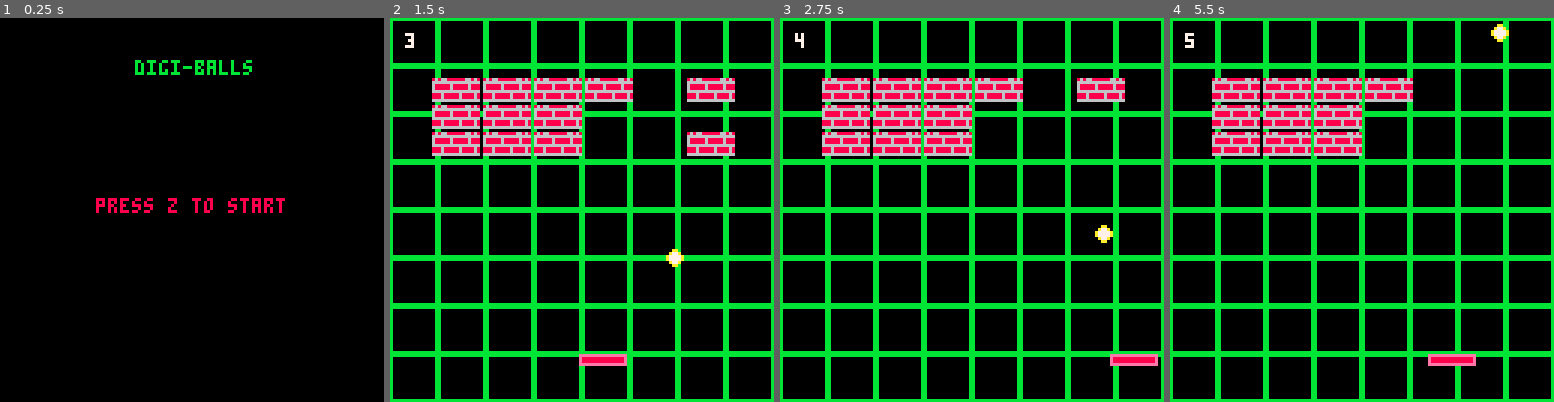
Above: before the commit, frames 1-4 (left to right).
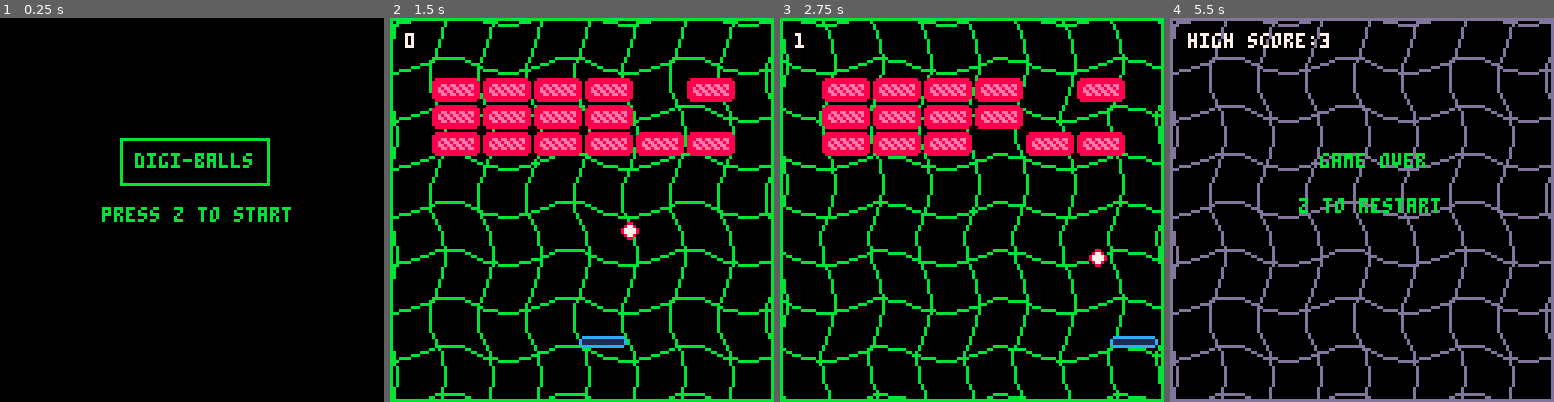
Above: after the commit, the same moments.

Repository: guttermage/Digiballs
Game: PICO-8 cartridge digiballs.p8
Same seed, same stepped clock (60 frames per second), same inputs: the game is played once before the commit and once after it.
Inputs:
- Up to frame 1 (0.25 s): no input
- Up to frame 2 (1.5 s): tap X (X key) at 0.33, 1.07 s; tap O (Z key) at 0.7 s
- Up to frame 3 (2.75 s): hold Right 1.6-2.1 s; tap O (Z key) at 1.7, 2.1, 2.5 s; tap X (X key) at 1.85 s; hold Right from 2.47 s (still down)
- Up to frame 4 (5.5 s): tap O (Z key) every 0.4 s from 2.9 to 5.3 s; tap X (X key) at 2.97, 4.08, 5.2 s; release Right at 3.03 s; hold Left 3.08-3.58 s; hold Right 4.02-4.68 s; hold Left from 5.08 s (still down)

The runs differ from the first frame. In frame 1, 3.2% of the frame differs, in the area x 25-76%, y 10-54%; in frame 2, 31%; in frame 3, 30%; in frame 4, 38%, in the area x 0-100%, y 0-100%.

Commit message:
Art overhaul
World is a lot less static with a moving background based on sine waves.

Screens separate levels.

Sounds for ball hitting blocks and and paddle.

Diff:
--- a/digiballs.p8
+++ b/digiballs.p8
@@ -4,6 +4,7 @@
 --init--
 hiscore = 0
 score = 0
+change_timer = 0
 
 function load_bricks(lvl)
 	bricks={}
@@ -78,7 +79,8 @@
 if mode == "title" then
 
 	if btnp(4) then
-		mode="game"
+
+		mode="pregame"
 		else
 		end
 	end
@@ -95,7 +97,8 @@
 
 
 	--shoot da bawl--
-	if btnp(5)then
+	if btnp(5) and mode =="pregame" then
+	mode = "game"
 	ball.attached=false
 	ball.active=true
 	ball.dx = .35
@@ -121,11 +124,11 @@
 		end
 
 --ball paddle collision --
-	if ball.y >= player.y
+	if ball.y >= player.y - 3.9
  	and ball.x >=player.x
 	 and ball.x <=player.x+16 then
 		 ball.dy = -ball.dy
-		 ball.y = player.y - 1
+		 ball.y = player.y - 3.9
 		 sfx(0)
 	end
 
@@ -137,13 +140,14 @@
 --ball brick collision--
 for b in all(bricks) do
  if b.active then
-	 if ball.x  + 2 >= b.x and ball.x - 2 <= b.x+b.w and
-		 		ball.y + 2 >= b.y and ball.y - 2 <= b.y +b.h then
+	 if ball.x  + 1 >= b.x and ball.x - 1 <= b.x+b.w and
+		 		ball.y + 1 >= b.y and ball.y - 1 <= b.y +b.h then
 
 		 	ball.dy = -ball.dy
 		 	b.active = false
 		 	score += 1
 		 	brick_total -= 1
+		 	sfx(1)
 		 	if score > hiscore then
 		 		hiscore = score
 		 	end
@@ -152,13 +156,27 @@
 end
 
 --change level--
-if brick_total == 0 then
+if brick_total == 0 and mode == "game" then
+	mode = "transition"
+	change_timer = 0
+	sfx(2)
+end
+if mode == "transition" then
+	change_timer += 1
+
+	if change_timer == 30 then
 	current_lvl += 1
+	load_bricks(current_lvl)
 	ball.active = false
-	load_bricks(current_lvl)
 	ball.attached=true
 	ball.x = player.x
 	ball.y = player.y - 6
+	end
+
+	if change_timer >= 180 then
+		mode = "pregame"
+		change_timer = 0
+		end
 end
 
 --gameover--
@@ -170,29 +188,106 @@
 
 -->8
 --draw--
-
+function m_bgrnd()
+local rainbow = flr(time() * 2.5) % 16
+	local wave_speed = 0.5
+		local wave_height = 3
+	-- horizontalcoords--
+		for i=0, 128, 16 do
+			local old_x = 0
+			local old_y = i
+	--vertical coords--
+	for i = 0 , 128, 16 do
+		local old_x = i
+		local old_y = 0
+
+	--vertical wave logic--
+		for y=0, 128, 8 do
+			local wave = sin(time() * wave_speed + y/40) * wave_height
+			local current_x = i + wave
+
+			line(old_x,old_y,current_x,y,rainbow)
+
+			old_x = current_x
+			old_y = y
+		end
+end
+			-- horizontal wave logic --
+			for x=0, 128, 8 do
+			local wave = sin(time() * wave_speed + x/40) * wave_height
+			local current_y = i + wave
+			--last point to new point--
+			line(old_x,old_y,x,current_y,rainbow)
+
+			old_x=x
+			old_y=current_y
+			end
+end
+rect(0,0,127,127)
+end
 function _draw()
 
-cls()
+cls(0)
 
 --title screen--
 
 if mode=="title" then
-	print("\fbdigi-balls",45,14)
-	print("press z to start",32,60,8)
-
---pressing z to draw game--
+	cls()
+	m_bgrnd()
+	rect(40,40,89,55,11)
+	print("\fbdigi-balls",45,45)
+	local bounce = sin(time()) * 5
+	print("press z to start",34,68+bounce)
+
+--pressing z to draw game background--
 
 	else
-		map()
-		spr(1,player.x,player.y,2,1)
+		local wave_speed = 0.5
+		local wave_height = 3
+	-- horizontalcoords--
+		for i=0, 128, 16 do
+			local old_x = 0
+			local old_y = i
+	--vertical coords--
+	for i = 0 , 128, 16 do
+		local old_x = i
+		local old_y = 0
+
+	--vertical wave logic--
+		for y=0, 128, 8 do
+			local wave = sin(time() * wave_speed + y/40) * wave_height
+			local current_x = i + wave
+
+			line(old_x,old_y,current_x,y,11)
+
+			old_x = current_x
+			old_y = y
+		end
+end
+			-- horizontal wave logic --
+			for x=0, 128, 8 do
+			local wave = sin(time() * wave_speed + x/40) * wave_height
+			local current_y = i + wave
+			--last point to new point--
+			line(old_x,old_y,x,current_y,11)
+
+			old_x=x
+			old_y=current_y
+			end
+	end
+
+	rect(0,0,127,127)
+
+		spr(1,player.x,player.y-6,2,1)
 
 		--draw brick pattern--
 
 	for b in all(bricks) do
 		if b.active then
 			spr(6, b.x, b.y, 2, 1)
+
 			--counter--
+local rainbow = flr(time() * 4) % 16
 print(score,5,5,7)
 			end
 		end
@@ -200,42 +295,50 @@
 
 if brick_total == 0 then
  cls()
- print("test message :d oops",45,14)
  print("press z to continue",32,60,8)
  end
---draw ball--
+
+	--draw ball--
+
 		if ball.active==true then
 		spr(5,ball.x,ball.y)
 	end
 
-
 --restart screen--
+
 	if mode == "gameover" then
 	cls()
-	print("\^wgame over",30,50)
+	m_bgrnd()
+	print("game over",50,45,11)
 	print("z to restart",43,60)
 	print("high score: ",6,5,7)
 	print(hiscore,50,5,7)
 	end
 
+if mode == "transition" then
+	cls()
+	m_bgrnd()
+	print("level "..current_lvl, 50, 50, 7)
+	end
+
 end
 __gfx__
-000000000000000000000000bbbbbbbbbbbbbbbb0000000086866888888668680000000000000000000000000000000000000000000000000000000000000000
-000000000000000000000000b00000000000000b000aa00066666666666666660000000000000000000000000000000000000000000000000000000000000000
-00700700eeeeeeeeeeeeeeeeb00000000000000b00a77a0068888868888868880000000000000000000000000000000000000000000000000000000000000000
-00077000e88888888888888eb00000000000000b0a7777a068888868888868880000000000000000000000000000000000000000000000000000000000000000
-00077000e88888888888888eb00000000000000b0a7777a066666666666666660000000000000000000000000000000000000000000000000000000000000000
-00700700eeeeeeeeeeeeeeeeb00000000000000b00a77a0088868888868888680000000000000000000000000000000000000000000000000000000000000000
-000000000000000000000000b00000000000000b000aa00088868888868888680000000000000000000000000000000000000000000000000000000000000000
-000000000000000000000000b00000000000000b0000000066666666666666660000000000000000000000000000000000000000000000000000000000000000
-00000000ccccccccccccccccb00000000000000b0000000000000000000000000000000000000000000000000000000000000000000000000000000000000000
-00000000ccccccccccccccccb00000000000000b0000000000000000000000000000000000000000000000000000000000000000000000000000000000000000
-00000000cc111111111111ccb00000000000000b0000000000000000000000000000000000000000000000000000000000000000000000000000000000000000
-00000000cc111111111111ccb00000000000000b0000000000000000000000000000000000000000000000000000000000000000000000000000000000000000
-00000000cc111111111111ccb00000000000000b0000000000000000000000000000000000000000000000000000000000000000000000000000000000000000
-00000000cc111111111111ccb00000000000000b0000000000000000000000000000000000000000000000000000000000000000000000000000000000000000
-00000000ccccccccccccccccb00000000000000b0000000000000000000000000000000000000000000000000000000000000000000000000000000000000000
-00000000ccccccccccccccccbbbbbbbbbbbbbbbb0000000000000000000000000000000000000000000000000000000000000000000000000000000000000000
+000000000000000000000000bbbbbbbbbbbbbbbb0000000008888888888888800000000000000000000000000000000000000000000000000000000000000000
+000000000000000000000000b00000000000000b0008800088888888888888880000000000000000000000000000000000000000000000000000000000000000
+007007000cccccccccccccc0b00000000000000b00877800888ee8ee8ee8ee880000000000000000000000000000000000000000000000000000000000000000
+00077000c11111111111111cb00000000000000b0877778088e8ee8ee8ee8e880000000000000000000000000000000000000000000000000000000000000000
+00077000c11111111111111cb00000000000000b0877778088ee8ee8ee8ee8880000000000000000000000000000000000000000000000000000000000000000
+007007000cccccccccccccc0b00000000000000b00877800888ee8ee8ee8ee880000000000000000000000000000000000000000000000000000000000000000
+000000000000000000000000b00000000000000b0008800088888888888888880000000000000000000000000000000000000000000000000000000000000000
+000000000000000000000000b00000000000000b0000000008888888888888800000000000000000000000000000000000000000000000000000000000000000
+000000000000000000000000b00000000000000b0000000000000000000000000000000000000000000000000000000000000000000000000000000000000000
+000000000000000000000000b00000000000000b0000000000000000000000000000000000000000000000000000000000000000000000000000000000000000
+00000000eeeeeeeeeeeeeeeeb00000000000000b0000000000000000000000000000000000000000000000000000000000000000000000000000000000000000
+00000000e88888888888888eb00000000000000b0000000000000000000000000000000000000000000000000000000000000000000000000000000000000000
+00000000e88888888888888eb00000000000000b0000000000000000000000000000000000000000000000000000000000000000000000000000000000000000
+00000000eeeeeeeeeeeeeeeeb00000000000000b0000000000000000000000000000000000000000000000000000000000000000000000000000000000000000
+000000000000000000000000b00000000000000b0000000000000000000000000000000000000000000000000000000000000000000000000000000000000000
+000000000000000000000000bbbbbbbbbbbbbbbb0000000000000000000000000000000000000000000000000000000000000000000000000000000000000000
 00000000000000000000000088888888888888880000000000000000000000000000000000000000000000000000000000000000000000000000000000000000
 00000000000000000000000080000000000000080000000000000000000000000000000000000000000000000000000000000000000000000000000000000000
 00000000000000000000000080000000000000080000000000000000000000000000000000000000000000000000000000000000000000000000000000000000
Not shown, changed: the sound effects (__sfx__) section of digiballs.p8
